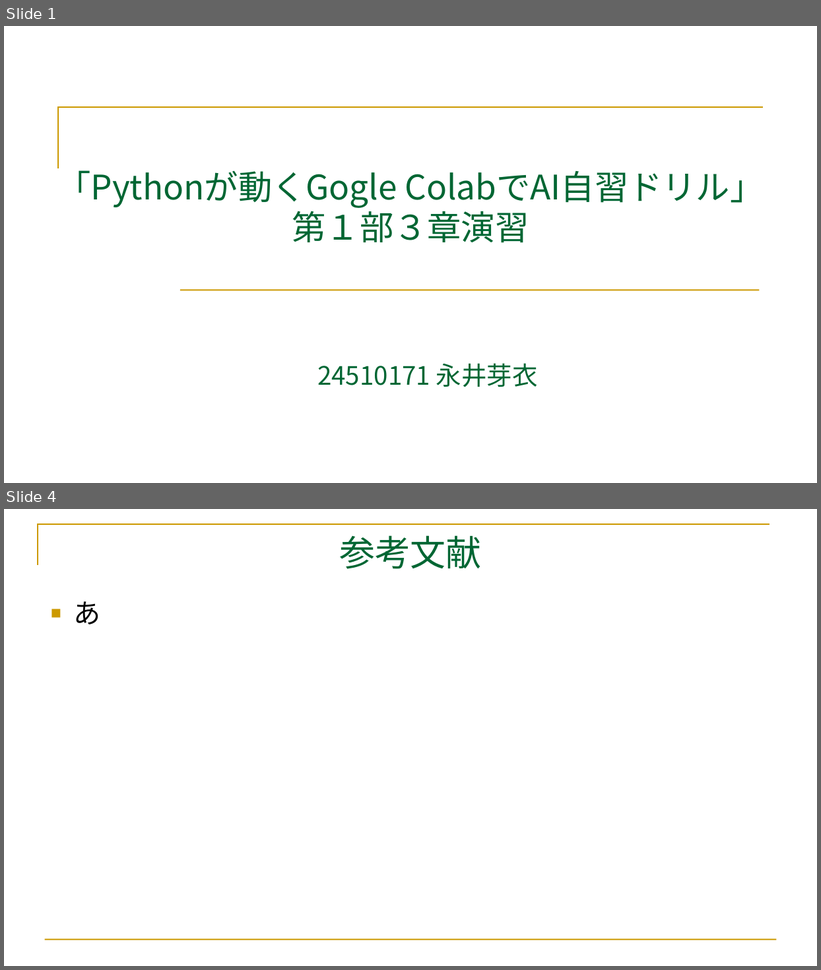
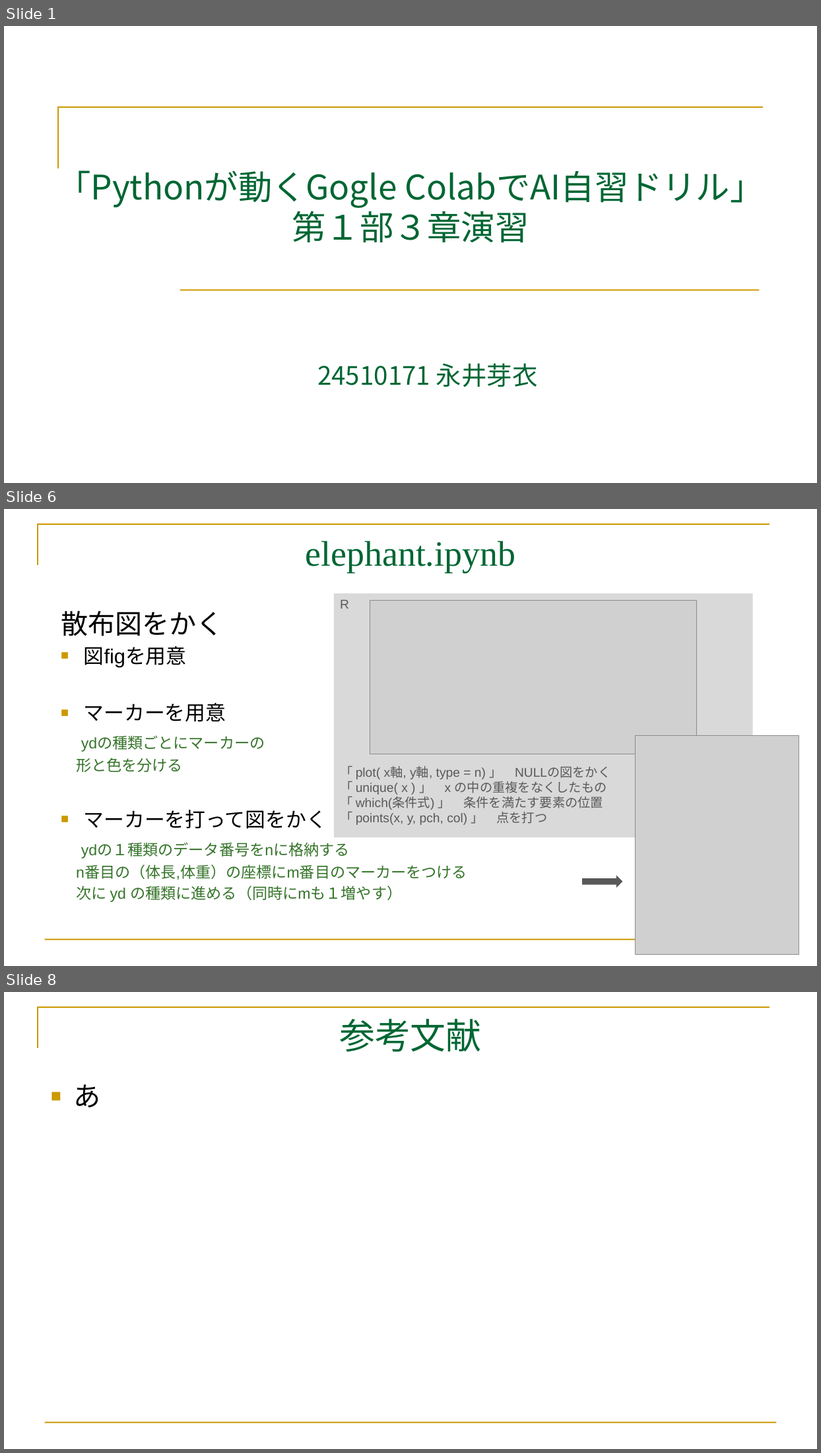
Before and after one commit to mei-517/GoogleColab, a slide deck: GoogleColab.part3.pptx. Shown one above the other, each under a label of ours: slides 1 and 4 before the commit, slides 1, 6 and 8 after it; the slides between them are not shown. The pictures are 821x970 and 821x1453 pixels, drawn with LibreOffice and Linux fonts; fonts in the diff are those of the drawing; grey boxes stand for pictures. Boxes give left, top, right and bottom in pixels: in the first picture for what was removed or moved away, otherwise in the second. Text is boxed around its words. In the diff, an @@ line names an element or a change of style, - is before the commit and + after.

```diff
--- a/GoogleColab.part3.pptx
+++ b/GoogleColab.part3.pptx
@@ slide 6 added at bbox=[4, 509, 817, 966], background #FFFFFF; not listed: 2 template elements that a slide beside it also shows @@
@@ title added at bbox=[306, 541, 516, 573], 42 pt, text #006633 @@
+elephant.ipynb
@@ rectangle added at bbox=[334, 593, 753, 838], fill #D9D9D9, 15 pt, text #595959 @@
+R
+「 plot( x軸, y軸, type = n) 」 NULLの図をかく
+「 unique( x ) 」 x の中の重複をなくしたもの
+「 which(条件式) 」 条件を満たす要素の位置
+「 points(x, y, pch, col) 」 点を打つ
@@ picture added at bbox=[370, 601, 696, 755] @@
@@ text added at bbox=[61, 611, 467, 902], 18 pt, text #35742A @@
+散布図をかく
+■ 図figを用意
+■ マーカーを用意
+ydの種類ごとにマーカーの
+形と色を分ける
+■ マーカーを打って図をかく
+ydの１種類のデータ番号をnに格納する
+n番目の（体長,体重）の座標にm番目のマーカーをつける
+次に yd の種類に進める（同時にmも１増やす）
@@ picture added at bbox=[636, 736, 799, 955] @@
@@ right arrow added at bbox=[582, 875, 622, 888], fill #595959 @@
@@ what was slide 4 is now slide 8 @@
```
Also in this commit, not shown: 1 slide changed, 4 other slides added, 1 slide removed, 5 other files.
